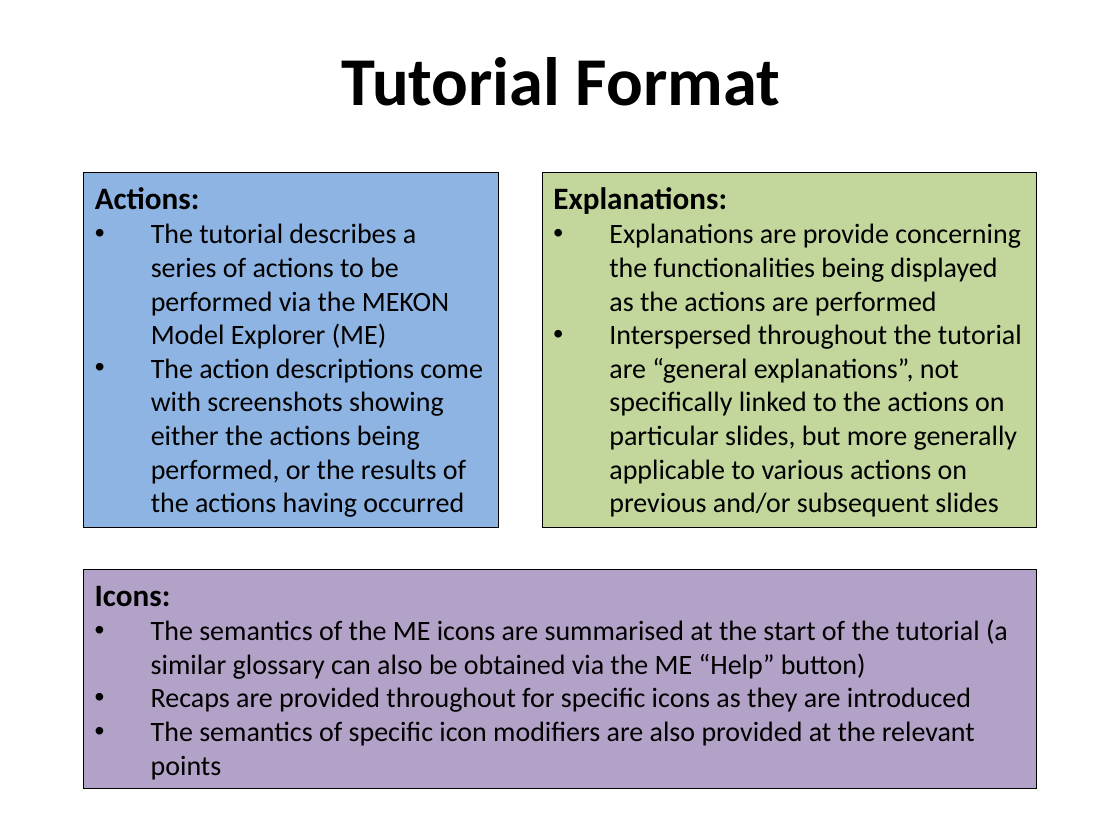
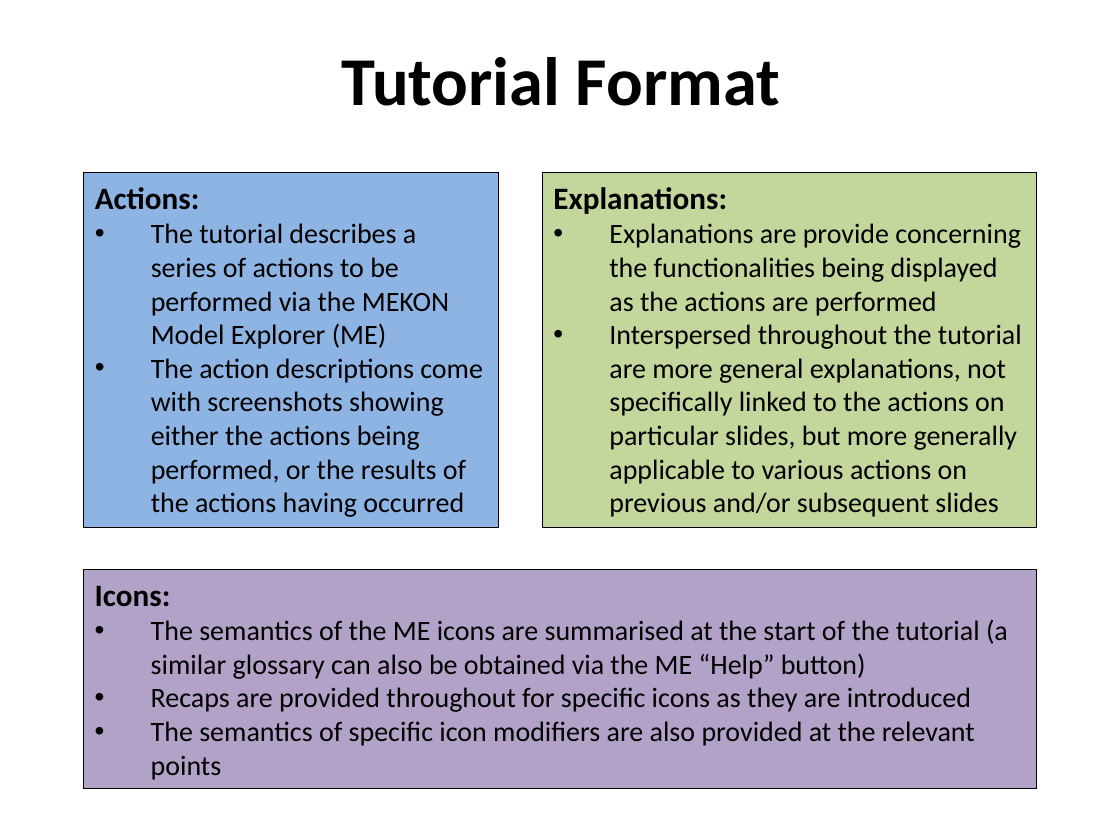
Before and after one commit to colin-puleston/mekon-hobo, a slide deck: slide 5 of docs/MEKON-HOBO Introductory Tutorial.pptx. Drawn at 1120x840 pixels with LibreOffice and Linux fonts; fonts in the diff are those of the drawing. Boxes give left, top, right and bottom in pixels: in the first picture for what was removed or moved away, otherwise in the second. Text is boxed around its words. In the diff, an @@ line names an element or a change of style, - is before the commit and + after.

```diff
--- a/docs/MEKON-HOBO Introductory Tutorial.pptx
+++ b/docs/MEKON-HOBO Introductory Tutorial.pptx
@@ text in rectangle at (609,324,1022,517): text changed @@
-• Interspersed throughout the tutorial are “general explanations”, not specifically linked to the actions on particular slides, but more generally applicable to various actions on previous and/or subsequent slides
+• Interspersed throughout the tutorial are more general explanations, not specifically linked to the actions on particular slides, but more generally applicable to various actions on previous and/or subsequent slides
```
Also in this commit, not shown: 14 other slides changed, 2 slides added, 1 slide removed.
